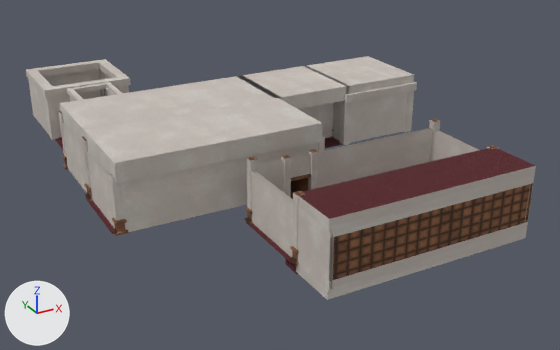
The glTF model models/levels/capstone_blockout.glb, before and after one commit.
One viewpoint serves both versions: a 50 mm lens placed at (-56.6, -80.3, 36.2), pointed at (-16.0, -6.5, -0.7). Every picture has the same lights, and +X, +Y and +Z are marked at lower left. Where no turn or scale is listed for an object, it has been applied to the vertices.

Objects in the first picture: 'Cube', 'Cube.004', 'Cube.005', 'pillars.001', 'pillars.007', 'pillars.008', 'pillars.013', 'pillars.015', 'roof-hall', 'roof-picture', 'roofl-foyer', 'walls', 'walls.002', 'walls.006', 'walls.008', 'walls.009', 'walls.011', 'walls.013'.
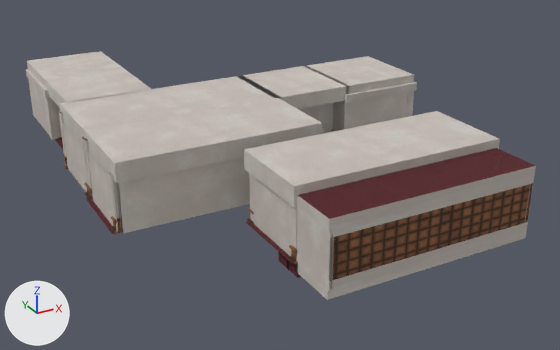
Where the newer file only moved an object's origin or applied its transform, the numbers keep the older frame.

Location of each change, (x1, y1, x2, y2) in pixels of the pictures (560 x 350 px):
'roof-picture.001', added: after (244, 111, 500, 207)
'roof-hall.001', added: after (45, 69, 151, 107)
'roof.001', added: after (27, 51, 124, 87)
'pillars.007', moved: before (110, 174, 129, 236); after (108, 172, 123, 234)
'pillars.015', moved: before (289, 191, 305, 266); after (288, 193, 304, 265)
'pillars.013', moved: before (244, 157, 258, 224); after (247, 173, 254, 225)
'pillars.001', moved: before (59, 111, 89, 198); after (59, 112, 90, 197)
'pillars.008', moved: before (83, 138, 92, 201); after (84, 138, 94, 202)
'Cube.005', moved: before (285, 258, 298, 274); after (278, 252, 287, 268)
'Cube.009', added: after (287, 260, 301, 278)
'walls.011', unchanged, covered by the edit: before (258, 128, 433, 191)
'walls.006', unchanged, covered by the edit: before (26, 59, 131, 137); after (26, 69, 62, 137)

The change in detail:
Mesh me_cube_053 is new.
It is a box spanning x -1.0..22.1, y -4.5..-2.5, z 0.3..2.3.
It uses material mat_red_fabric.
Mesh me_cube_052 is new.
It has 8 vertices, 12 faces and spans x -5.13..5.13, y -5.13..5.13, z -3.15..-1.36.
It uses material mat_painted_plaster_wall.
Mesh me_cube_048 is new.
It has 8 vertices, 12 faces and spans x -5.13..5.13, y -5.13..5.13, z -2.65..-1.36.
It uses material mat_painted_plaster_wall.
Mesh me_cube_019 is new.
It is a box spanning x -18.6..5.1, y -5.1..4.7, z -3.4..-1.4.
It uses material mat_painted_plaster_wall.
Object 'Cube.005' (ob_cube_005) moves from (-24.7, -22.65, -1.04) to (-24.7, -21.29, -1.34).
Object 'pillars.001' (ob_pillars_001) moves from (-37.45, 0.17, 1.52) to (-37.45, 0.17, 1.59).
Object 'pillars.007' (ob_pillars_007) moves from (-37.9, -14.02, 2.35) to (-37.9, -13.62, 2.35).
Object 'pillars.008' (ob_pillars_008) moves from (-37.9, -5.17, 2.23) to (-37.9, -5.55, 2.36).
Object 'pillars.013' (ob_pillars_013) moves from (-25.4, -17.91, 2.18) to (-25.26, -18.19, 2.21).
Object 'pillars.015' (ob_pillars_015) moves from (-25.4, -27.03, 2.19) to (-25.4, -26.83, 2.19).
Object 'Cube.009' (ob_cube_009) is new; it shows me_cube_053.
Its location is (-24.7, -22.92, -1.17).
Object 'roof-hall.001' (ob_roof_hall_001) is new; it shows me_cube_052.
Its location is (-32.17, 10.16, 9.71).
Object 'roof.001' (ob_roof_001) is new; it shows me_cube_048.
Its location is (-32.2, 20.37, 9.71).
Object 'roof-picture.001' (ob_roof_picture_001) is new; it shows me_cube_019.
Its location is (-7.45, -22.09, 9.71).
